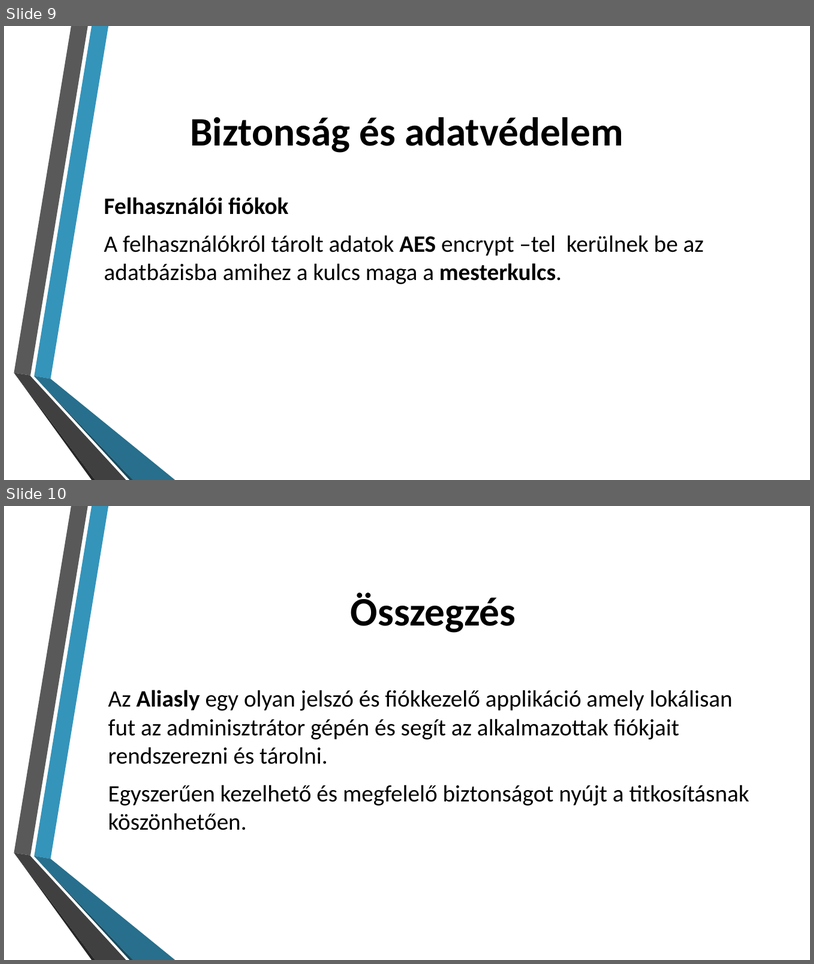
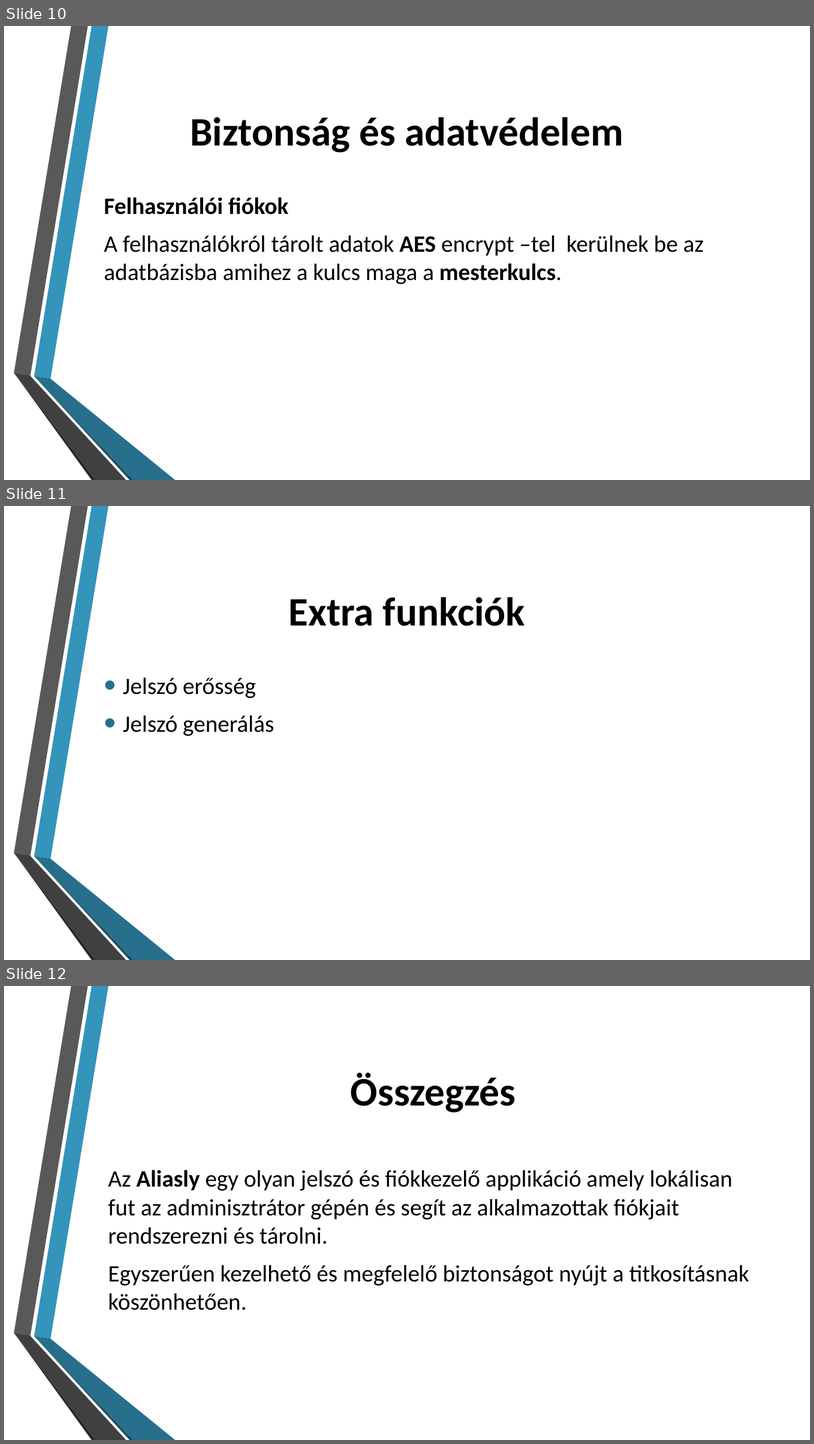
Before and after one commit to yAn2049/Aliasly-Password-Manager, a slide deck: Documents/Aliasly bemutató.pptx. Shown one above the other, each under a label of ours: slides 9 and 10 before the commit, slides 10, 11 and 12 after it. The pictures are 814x964 and 814x1444 pixels, drawn with LibreOffice and Linux fonts; fonts in the diff are those of the drawing; background and template pictures are left out. Boxes give left, top, right and bottom in pixels: in the first picture for what was removed or moved away, otherwise in the second. Text is boxed around its words. In the diff, an @@ line names an element or a change of style, - is before the commit and + after.

```diff
--- a/Documents/Aliasly bemutató.pptx
+++ b/Documents/Aliasly bemutató.pptx
@@ slide 11 added at (x1=4, y1=506, x2=810, y2=960), background picture (left out); not listed: 6 template elements that a slide beside it also shows @@
@@ title added at (x1=289, y1=597, x2=525, y2=626), 48 pt, text #000000, bold @@
+Extra funkciók
@@ text added at (x1=123, y1=677, x2=274, y2=736), 28 pt, text #000000 @@
+• Jelszó erősség
+• Jelszó generálás
@@ what was slide 9 is now slide 10 @@
@@ what was slide 10 is now slide 12 @@
```
Also in this commit, not shown: 3 slides changed, 1 other slide added.
